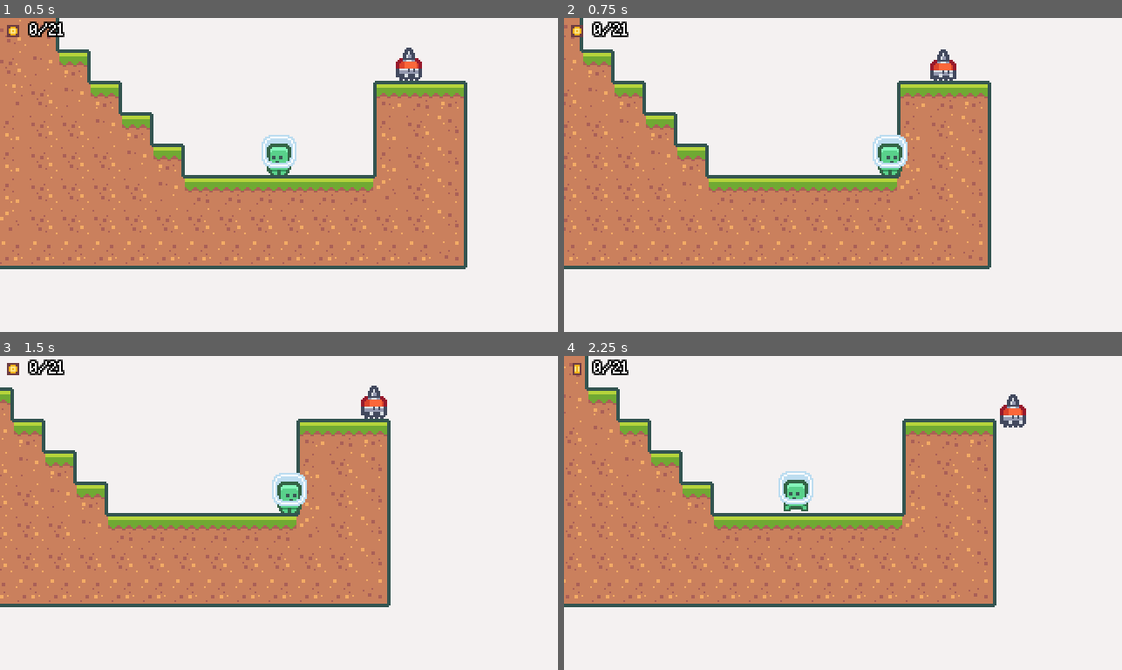
Above: before the commit, frames 1-4 (two rows, left to right).
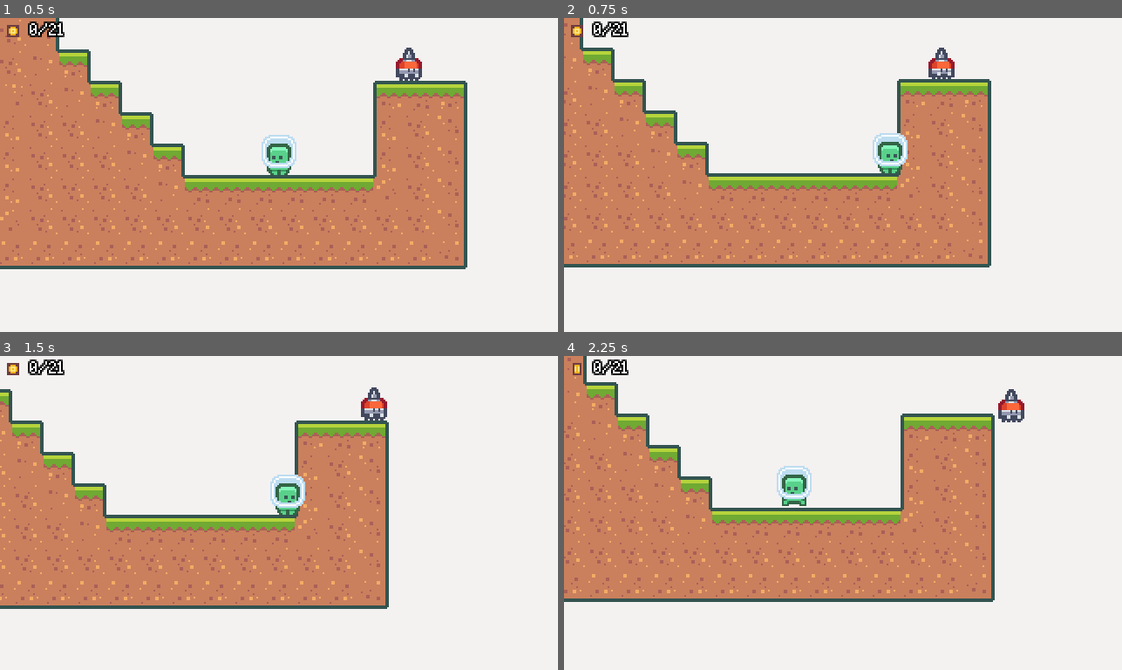
Above: after the commit, the same moments.

Repository: edivancamargo/2DPlatformerUdemy
Game: Godot game, scene res://src/scenes/Main.tscn
The game is run twice, just before and just after one commit, with the same random seed, the same clock (stepped at 60 frames per second) and the same inputs.
Inputs:
- Up to frame 1 (0.5 s): no input
- Up to frame 2 (0.75 s): hold Right (move_right) from 0.53 s (still down); tap R (dash) at 0.6 s
- Up to frame 3 (1.5 s): keep holding Right (move_right); tap Space (jump) at 0.77 s; tap R (dash) at 1.35 s
- Up to frame 4 (2.25 s): tap Space (jump) at 1.52 s; release Right (move_right) at 2.03 s; hold Left (move_left) from 2.03 s (still down); tap R (dash) at 2.1 s

Frame 1 is identical in both runs. In frame 2, 5.9% of the frame differs, in the area x 0-77%, y 1-80%; in frame 3, 6.6%; in frame 4, 12%, in the area x 0-83%, y 0-80%.

Commit message:
Camera connect to the signal manager and listen by apply_camera_shake signal

Diff:
--- a/src/scenes/GameCamera/GameCamera.gd
+++ b/src/scenes/GameCamera/GameCamera.gd
@@ -13,12 +13,13 @@
 var xNoisePosition := Vector2.ZERO
 var yNoisePosition := Vector2.ZERO
 var noiseTravelRate: int = 500
-var maxShakeOffset: int = 4
+var maxShakeOffset: int = 10
 var currentShakePercentage: float = 0
-var shakeDecay: int = 4
+var shakeDecay: int = 3
 
 func _ready() -> void:
 	VisualServer.set_default_clear_color(backgroundColor)
+	SignalServiceManager.connect("apply_camera_shake", self, "on_apply_camera_shake")
 
 func _process(delta) -> void:
 #	This is not right, we shouldn't be calling get_tree().get_nodes_in_group for every frame...
@@ -44,5 +45,5 @@
 		player = players[0]
 		targetPosition = player.global_position
 
-func apply_shake(percentage: int) -> void:
+func on_apply_camera_shake(percentage: float) -> void:
 	currentShakePercentage = clamp(currentShakePercentage + percentage, 0, 1)
